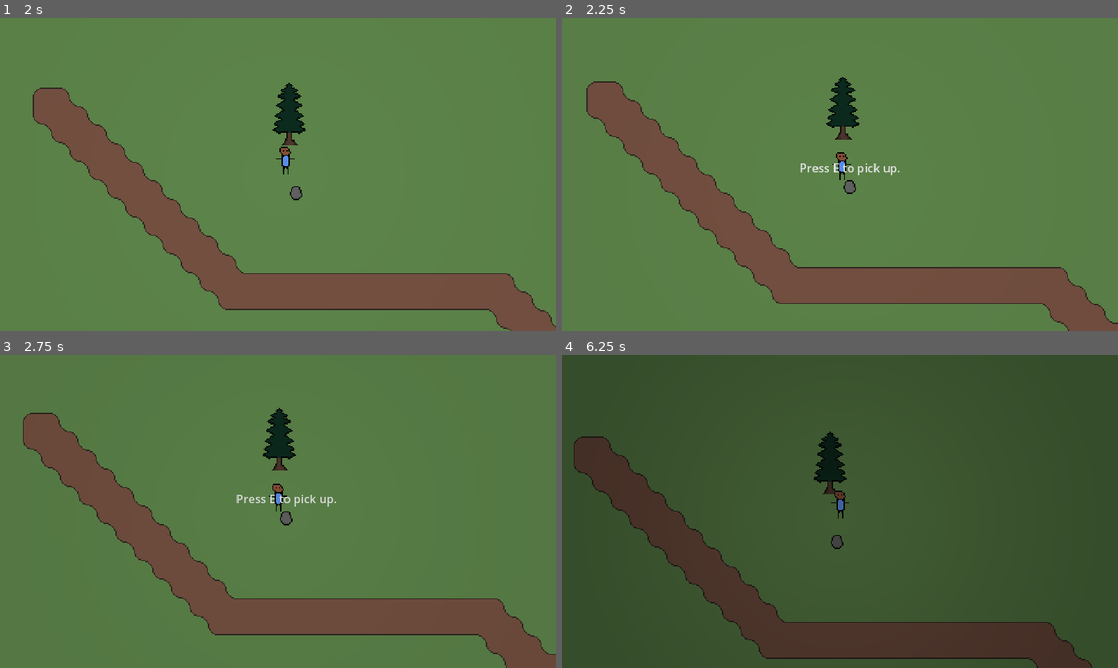
Above: before the commit, frames 1-4 (two rows, left to right).
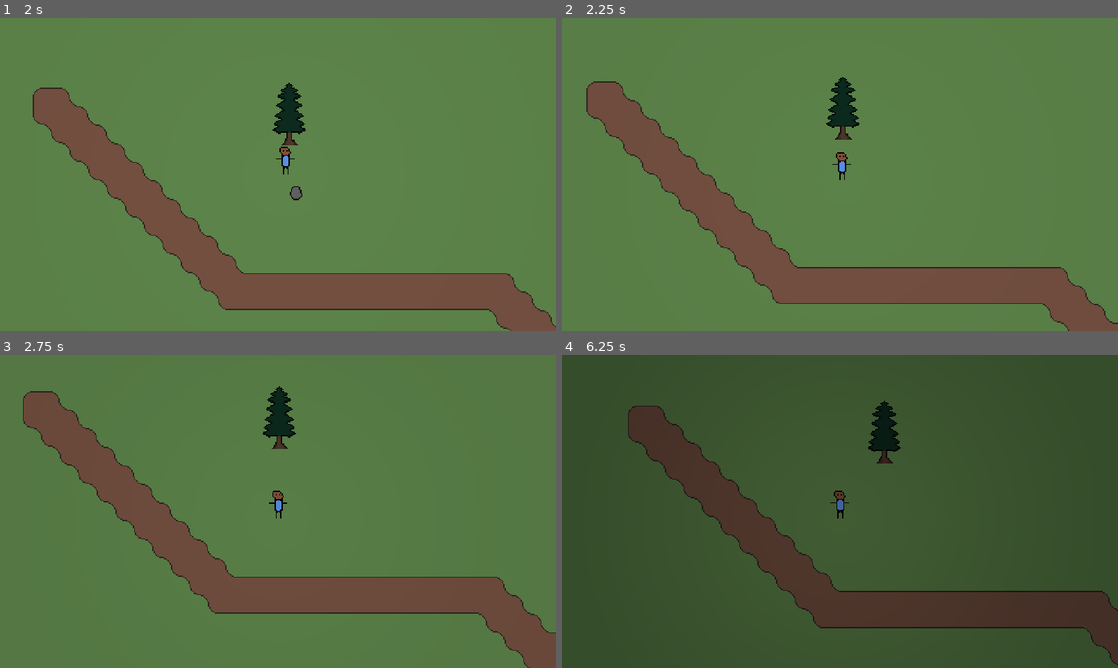
Above: after the commit, the same moments.

Repository: StormLight14/nightfall-mirror
Game: Godot game, scene res://menus/main/main_menu.tscn
Two runs of this game, one before a commit and one after it. Both use one fixed random seed, a clock stepped at 60 frames per second and the inputs below.
Inputs:
- Up to frame 1 (2 s): click "Start Game" at 0.5 s; tap Enter at 1.25 s; hold D (right) from 1.28 s (still down); tap E (interact) at 1.35 s
- Up to frame 2 (2.25 s): release D (right) at 2.03 s; hold S (down) from 2.03 s (still down); tap E (interact) at 2.1 s
- Up to frame 3 (2.75 s): keep holding S (down)
- Up to frame 4 (6.25 s): tap E (interact) at 2.75, 3.05, 3.8, 4.55, 5.1, 5.85 s; release S (down) at 2.78 s; hold D (right) 2.78-3.53 s; hold R (rotate_sun) 2.78-3.53 s; hold W (up) 3.53-4.28 s; tap N (turn_day) at 3.6 s; hold A (left) 4.28-5.78 s; tap M (turn_night) at 4.35 s; hold S (down) from 5.78 s (still down)

Frame 1 is identical in both runs. In frame 2, 0.3% of the frame differs, in the area x 42-61%, y 46-57%; in frame 3, 15%; in frame 4, 25%, in the area x 2-100%, y 14-100%.

Commit message:
interaction with pickupable calls queue_free()

Diff:
--- a/entities/player/player.gd
+++ b/entities/player/player.gd
@@ -8,12 +8,18 @@
 
 func _physics_process(delta: float) -> void:
 	movement(delta)
+	interactions()
 
 func movement(delta: float) -> void:
 	var input_vector := Input.get_vector("left", "right", "up", "down")
 	var direction := input_vector.normalized()
 	velocity = direction * SPEED * delta
 	move_and_slide()
+
+func interactions() -> void:
+	if Input.is_action_just_pressed("interact"):
+		if pickupable_object:
+			pickupable_object.queue_free()
 
 func _on_pickup_area_area_entered(area: Area2D) -> void:
 	var hint := area.get_parent().get_node("Hint")
